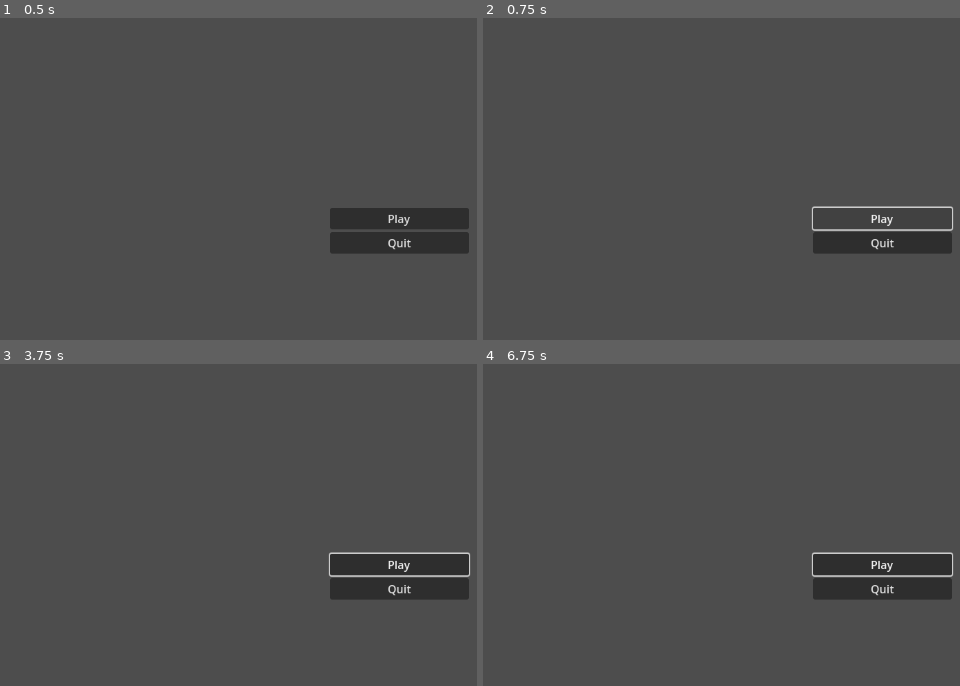
Above: before the commit, frames 1-4 (two rows, left to right).
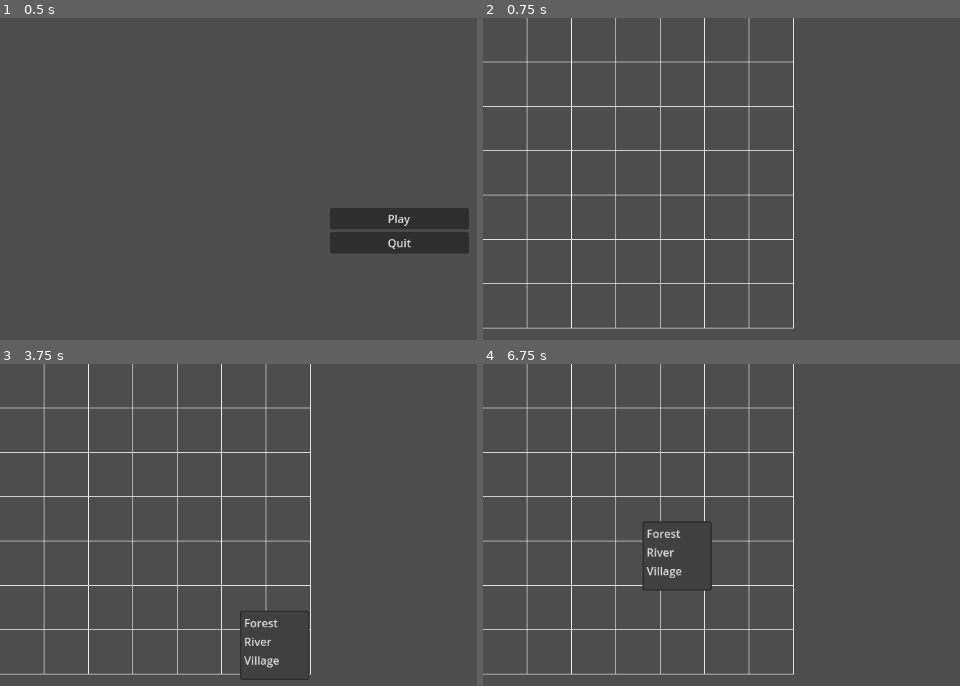
Above: after the commit, the same moments.

Repository: CloneDeath/TCGGame
Game: Godot game, scene res://Scenes/MainMenu.tscn
The game is run twice, just before and just after one commit, with the same random seed, the same clock (stepped at 60 frames per second) and the same inputs.
Inputs (mouse positions are in pixels of both pictures, inside the frame that each line leads up to):
- Up to frame 1 (0.5 s): no input
- Up to frame 2 (0.75 s): click "Play" at 0.5 s
- Up to frame 3 (3.75 s): click (400, 563) at 1.25 s, where only the run before the commit has a clickable "Play"; click (400, 563) at 2 s, where only the run before the commit has a clickable "Play"; tap Enter (ui_accept) at 2.75, 3.02, 3.5 s; move the mouse to (outside the picture) at 2.77 s; click (outside the picture) at 2.92 s; move the mouse to (238, 611) at 3.52 s; click (238, 611) at 3.67 s
- Up to frame 4 (6.75 s): tap Enter (ui_accept) at 3.77, 4.25, 5, 5.27, 5.75, 6.02, 6.5 s; move the mouse to (outside the picture) at 4.27 s; click (outside the picture) at 4.42 s; move the mouse to (840, 679) at 5.02 s; click (840, 679) at 5.17 s; move the mouse to (outside the picture) at 5.77 s; click (outside the picture) at 5.92 s; move the mouse to (645, 521) at 6.52 s; click (645, 521) at 6.67 s

Frame 1 is identical in both runs. In frame 2, 6.1% of the frame differs, in the area x 0-99%, y 0-97%; in frame 3, 8.1%; in frame 4, 8.2%.

Commit message:
fixed connection in the main menu

Diff:
--- a/Scenes/MainMenu.tscn
+++ b/Scenes/MainMenu.tscn
@@ -1,13 +1,16 @@
-[gd_scene load_steps=3 format=3 uid="uid://mainmenu"]
+[gd_scene load_steps=2 format=3 uid="uid://mainmenu"]
 
-[ext_resource type="Script" path="res://Scenes/MainMenu.gd" id="1"]
+[ext_resource type="Script" uid="uid://cih65cu3o2kuq" path="res://Scenes/MainMenu.gd" id="1"]
 
 [node name="MainMenu" type="Control"]
+layout_mode = 3
+anchors_preset = 15
 anchor_right = 1.0
 anchor_bottom = 1.0
-script = ExtResource(1)
+script = ExtResource("1")
 
 [node name="VBoxContainer" type="VBoxContainer" parent="."]
+layout_mode = 0
 anchor_left = 0.5
 anchor_top = 0.5
 anchor_right = 0.5
@@ -18,10 +21,12 @@
 offset_bottom = 50.0
 
 [node name="PlayButton" type="Button" parent="VBoxContainer"]
+layout_mode = 2
 text = "Play"
 
 [node name="QuitButton" type="Button" parent="VBoxContainer"]
+layout_mode = 2
 text = "Quit"
 
-[connection signal="pressed" from="PlayButton" to="." method="_on_play_pressed"]
-[connection signal="pressed" from="QuitButton" to="." method="_on_quit_pressed"]
+[connection signal="pressed" from="VBoxContainer/PlayButton" to="." method="_on_play_pressed"]
+[connection signal="pressed" from="VBoxContainer/QuitButton" to="." method="_on_quit_pressed"]
